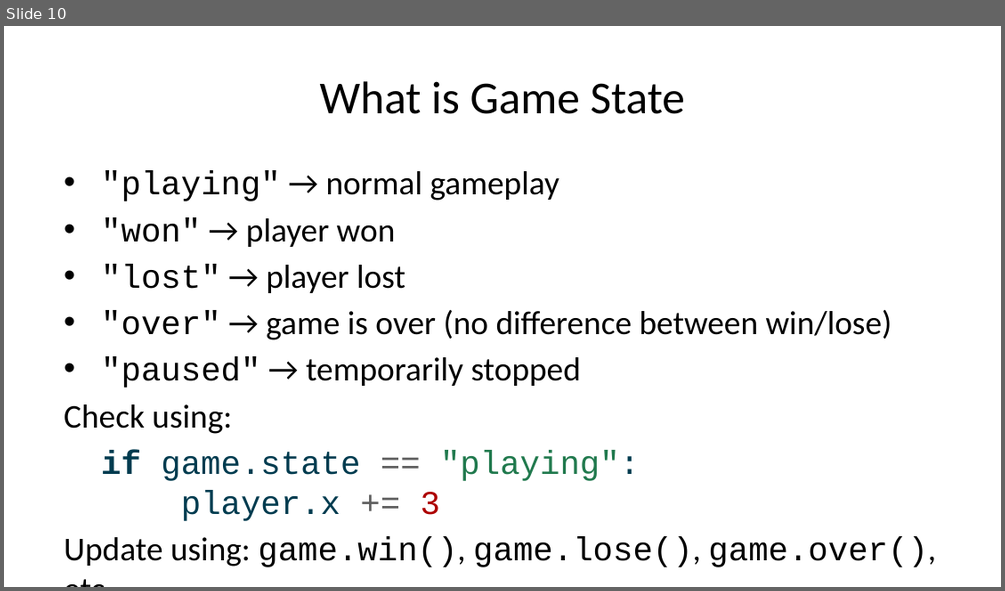
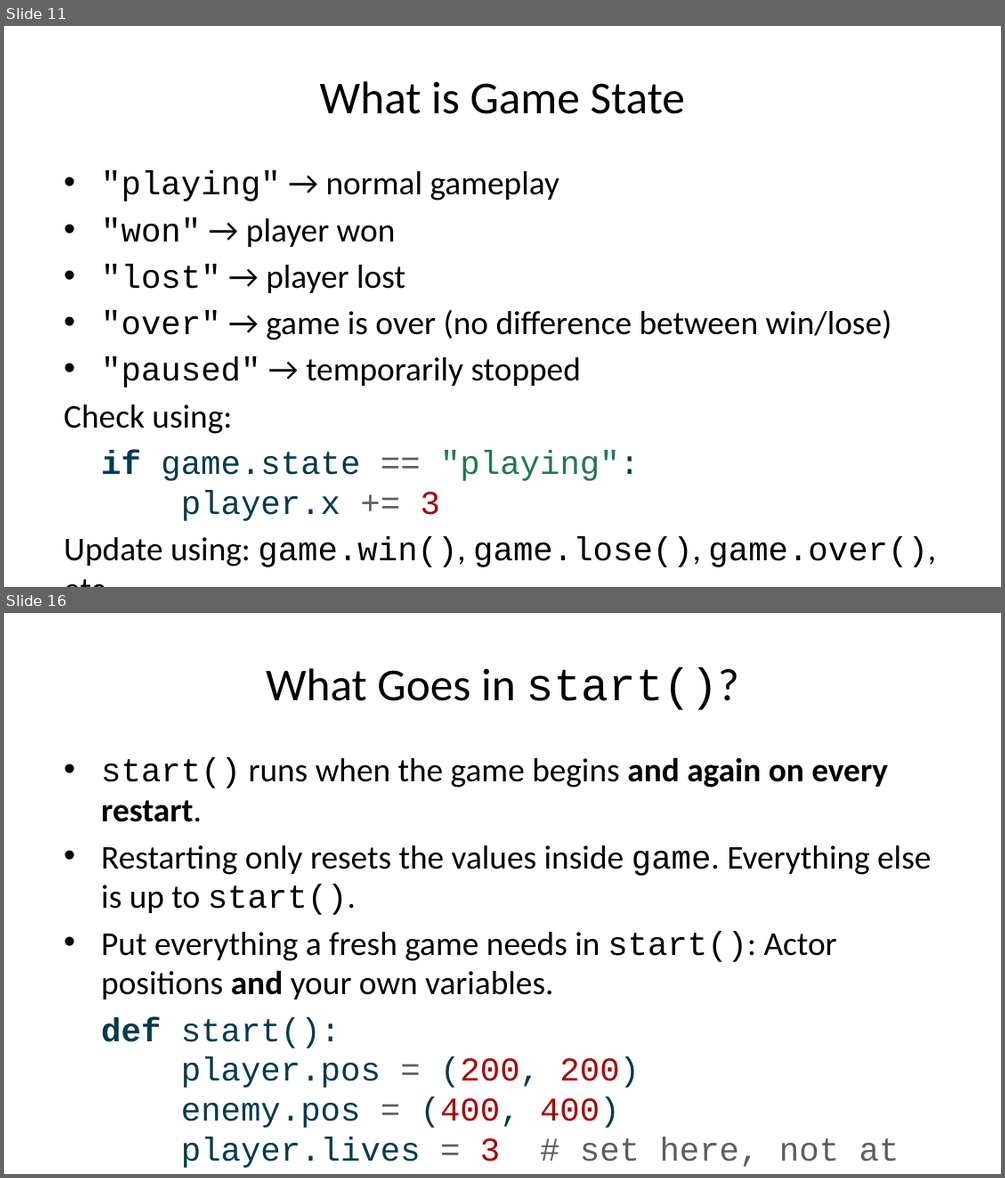
Before and after one commit to mjdargen/cs4040, a slide deck: course/u3m3/u3m3-slides.pptx. Shown one above the other, each under a label of ours: slide 10 before the commit, slides 11 and 16 after it; the slides between them are not shown. The pictures are 1005x591 and 1005x1178 pixels, drawn with LibreOffice and Linux fonts; fonts in the diff are those of the drawing. Boxes give left, top, right and bottom in pixels: in the first picture for what was removed or moved away, otherwise in the second. Text is boxed around its words. In the diff, an @@ line names an element or a change of style, - is before the commit and + after.

```diff
--- a/course/u3m3/u3m3-slides.pptx
+++ b/course/u3m3/u3m3-slides.pptx
@@ slide 16 added at [4,613,1001,1174], background #FFFFFF @@
@@ title added at [266,667,739,710], 33 pt, text #000000 @@
+What Goes in start()?
@@ text added at [101,757,930,1167], 24 pt, text #000000 @@
+• start() runs when the game begins and again on every restart.
+• Restarting only resets the values inside game. Everything else is up to start().
+• Put everything a fresh game needs in start(): Actor positions and your own variables.
+def start():
+player.pos = (200, 200)
+enemy.pos = (400, 400)
+player.lives = 3 # set here, not at the top of the file!
@@ what was slide 10 is now slide 11 @@
```
Also in this commit, not shown: 5 slides changed, 3 other slides added, 18 other files.
